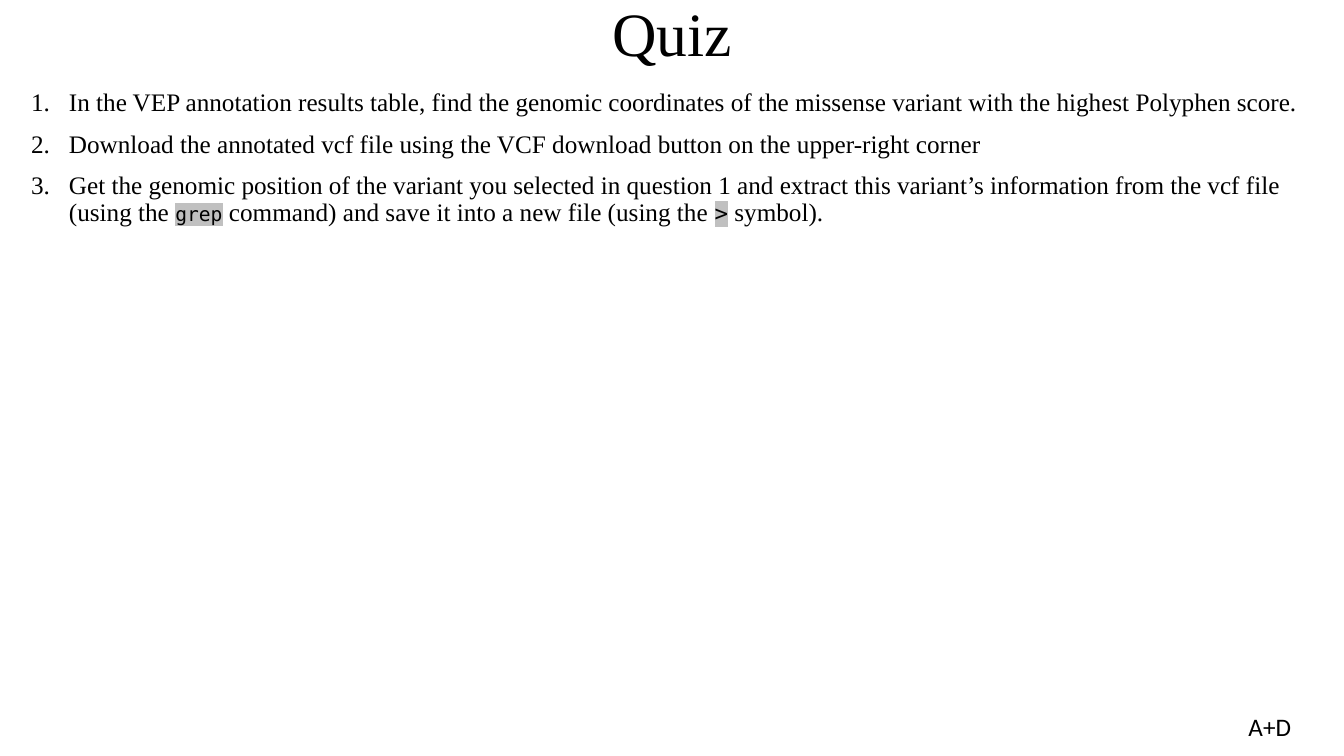
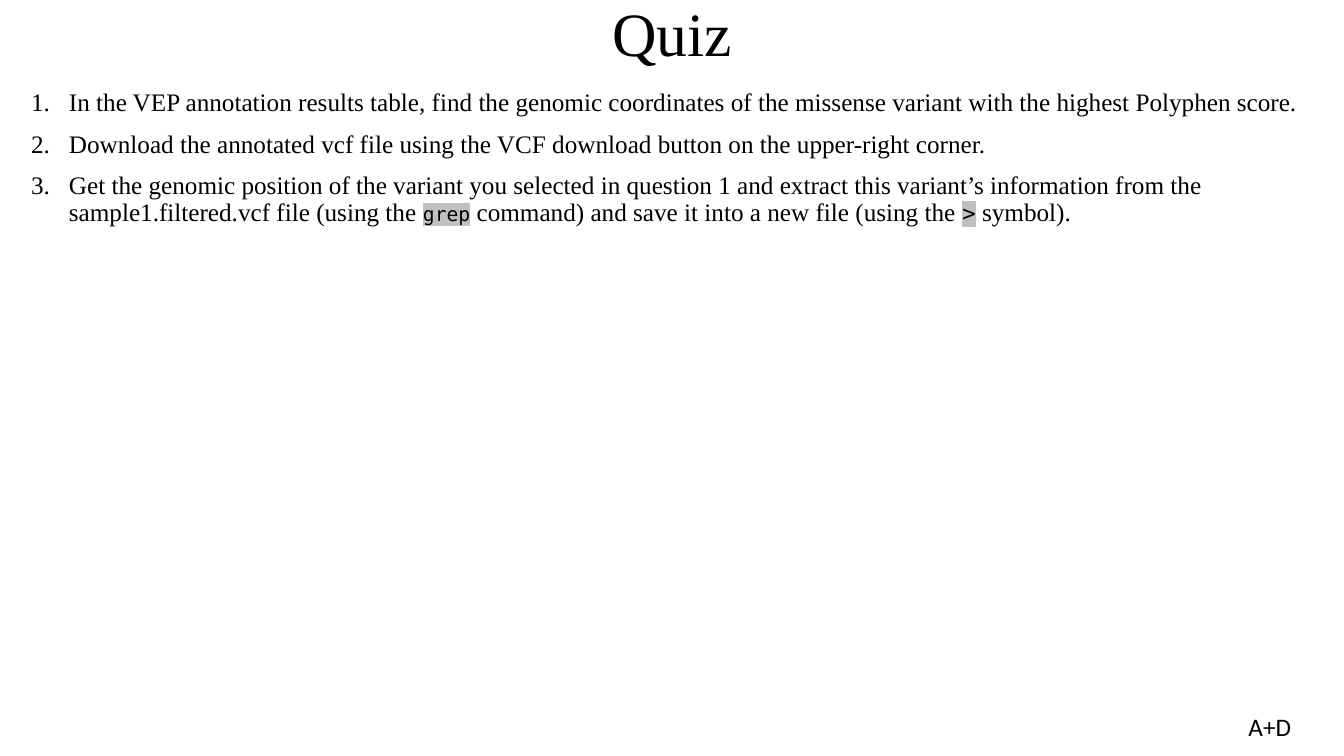
Before and after one commit to sgul-genetics-centre-bioinformatics/NGS-bioinformatics-workshop_SGUL_31-01-2020, a slide deck: slide 34 of NGS_workshop_31_01_2020_final.pptx. Drawn at 1344x756 pixels with LibreOffice and Linux fonts; fonts in the diff are those of the drawing. Boxes give left, top, right and bottom in pixels: in the first picture for what was removed or moved away, otherwise in the second. Text is boxed around its words. In the diff, an @@ line names an element or a change of style, - is before the commit and + after.

```diff
--- a/NGS_workshop_31_01_2020_final.pptx
+++ b/NGS_workshop_31_01_2020_final.pptx
@@ text at box(69, 135, 1201, 227): text changed @@
-2. Download the annotated vcf file using the VCF download button on the upper-right corner
-3. Get the genomic position of the variant you selected in question 1 and extract this variant’s information from the vcf file (using the grep command) and save it into a new file (using the > symbol).
+2. Download the annotated vcf file using the VCF download button on the upper-right corner.
+3. Get the genomic position of the variant you selected in question 1 and extract this variant’s information from the sample1.filtered.vcf file (using the grep command) and save it into a new file (using the > symbol).
```
Also in this commit, not shown: 8 other slides changed.
